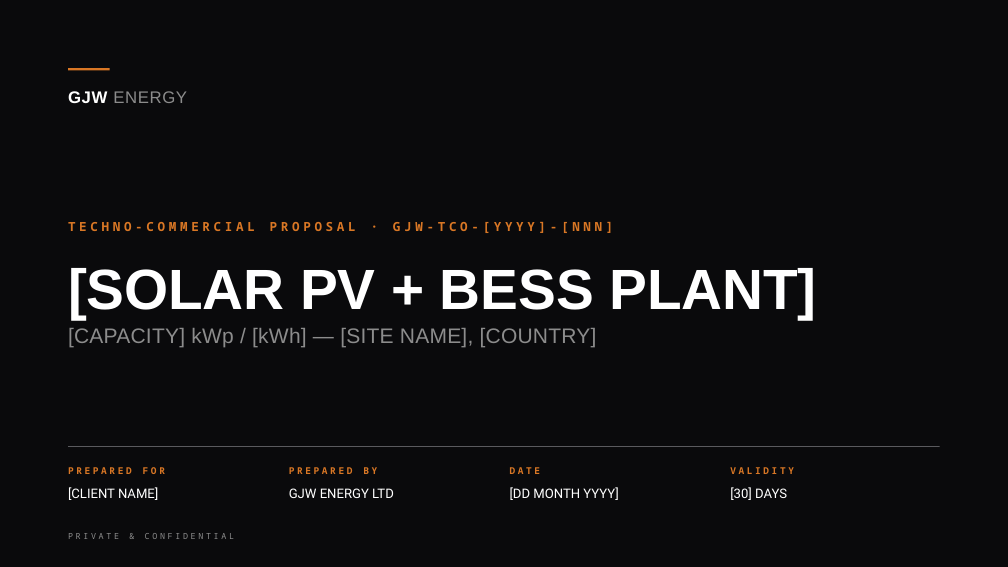
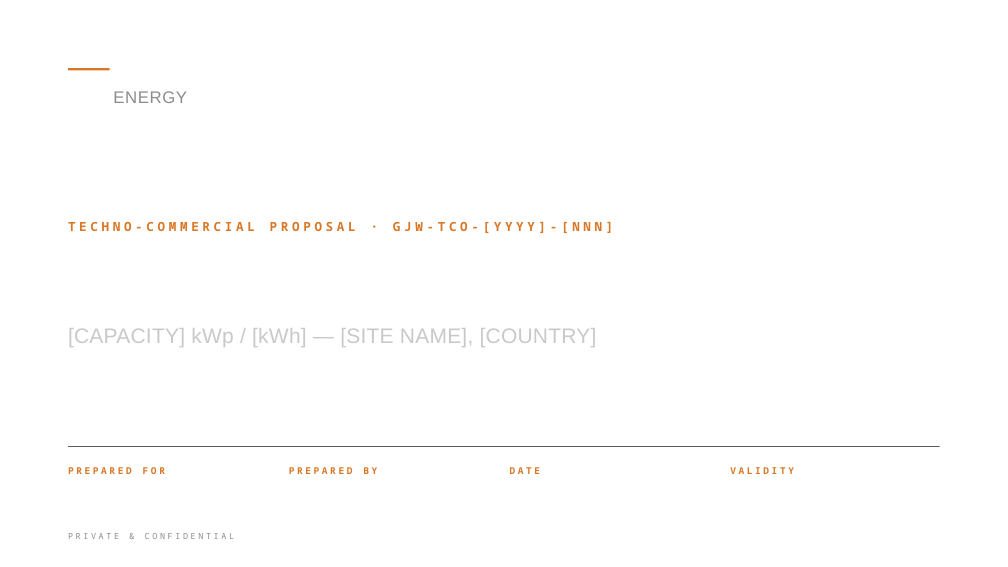
Before and after one commit to jason94crawford/GJW-Energy, a slide deck: slide 1 of GJW_Energy_Techno_Commercial_Proposal.pptx. Drawn at 1008x567 pixels with LibreOffice and Linux fonts; fonts in the diff are those of the drawing; background and template pictures are left out. Boxes give left, top, right and bottom in pixels: in the first picture for what was removed or moved away, otherwise in the second. Text is boxed around its words. In the diff, an @@ line names an element or a change of style, - is before the commit and + after.

```diff
--- a/GJW_Energy_Techno_Commercial_Proposal.pptx
+++ b/GJW_Energy_Techno_Commercial_Proposal.pptx
@@ rectangle removed at [0, 0, 1008, 567] @@
@@ text at [68, 328, 597, 347]: text colour #8C8C8C to #C9C9C9 in "[CAPACITY] kWp / [kWh] — [SITE NAME], ..." @@
```
Also in this commit, not shown: 8 other slides changed, 1 slide added, 17 other files.
